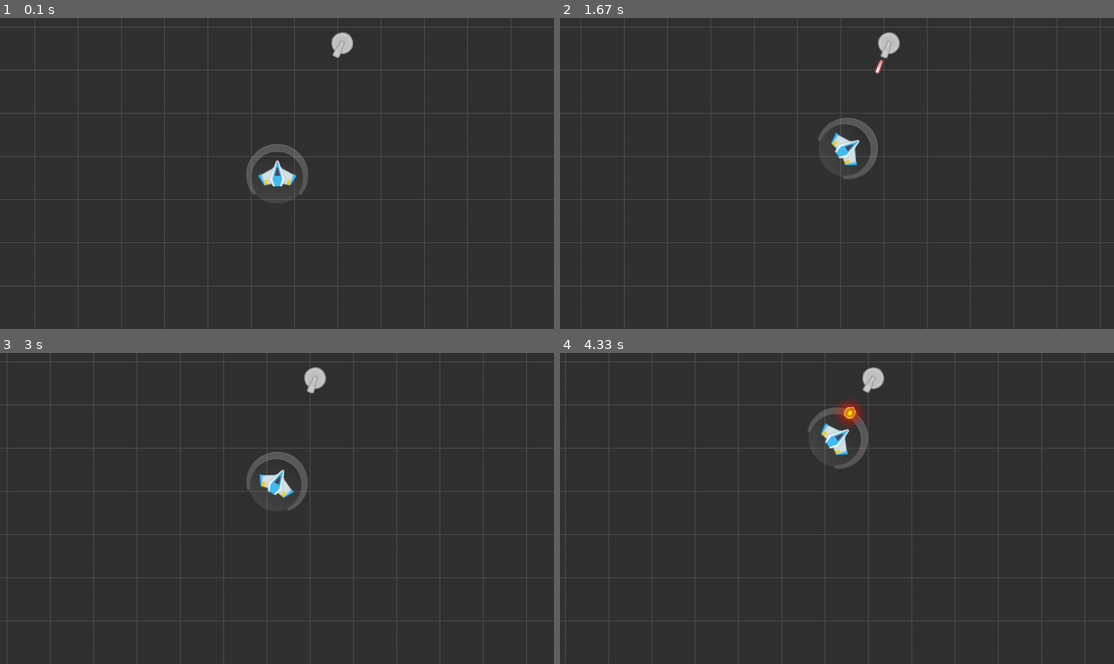
Above: before the commit, frames 1-4 (two rows, left to right).
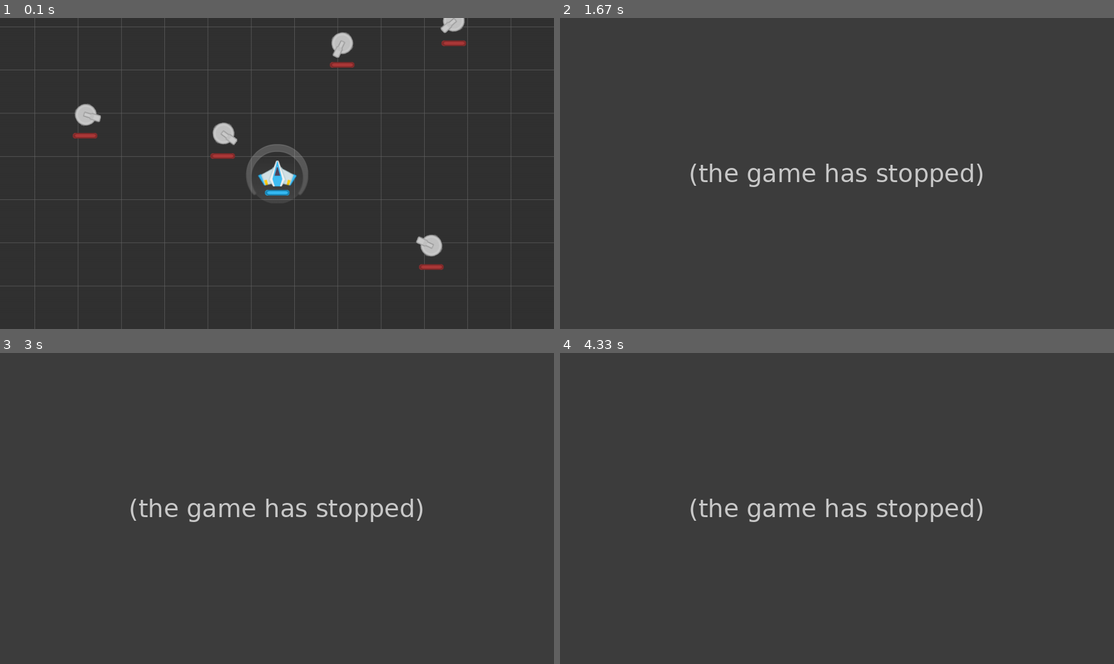
Above: after the commit, the same moments.

Repository: genericprogrammerdude/pygamengn
Game: pygame game, started from main.py
Two runs of this game, one before a commit and one after it. Both use one fixed random seed, a clock stepped at 60 frames per second and the inputs below.
Inputs:
- Up to frame 1 (0.1 s): no input
- Up to frame 2 (1.67 s): tap Space at 0.33 s; hold D 0.67-1.13 s; hold W 1.17-1.47 s; hold D from 1.5 s (still down)
- Up to frame 3 (3 s): release D at 1.97 s; hold A 2-2.53 s; hold S 2.57-2.87 s; hold A from 2.9 s (still down)
- Up to frame 4 (4.33 s): release A at 3.3 s; hold W 3.33-3.7 s; hold D from 3.73 s (still down)

The runs differ from the first frame. In frame 1, 1.4% of the frame differs, in the area x 13-85%, y 0-82%; in frame 2, 2.1%; in frame 3, 2.0%; in frame 4, 2.2%, in the area x 0-95%, y 2-87%.
Error after the commit: AttributeError: 'Group' object has no attribute 'move_to_back' (ship.py line 42); the game stopped at 0.33 s (later frames are placeholders)

Commit message:
Enabled health bars.

Diff:
--- a/Assets/inventory.json
+++ b/Assets/inventory.json
@@ -11,7 +11,11 @@
         "turret": "Assets/SpaceShooterRedux/PNG/Parts/turretBase_big.png",
         "turret_gun": "Assets/SpaceShooterRedux/PNG/Parts/gun04.png",
         "turret_projectile": "Assets/SpaceShooterRedux/PNG/Lasers/laserRed06.png",
-        "player_projectile": "Assets/SpaceShooterRedux/PNG/Lasers/laserGreen07.png"
+        "player_projectile": "Assets/SpaceShooterRedux/PNG/Lasers/laserGreen07.png",
+        "player_health_bar_fg": "Assets/SpaceShooterRedux/PNG/Lasers/laserBlue02.png",
+        "player_health_bar_bg": "Assets/SpaceShooterRedux/PNG/Lasers/laserBlue14.png",
+        "turret_health_bar_fg": "Assets/SpaceShooterRedux/PNG/Lasers/laserRed02.png",
+        "turret_health_bar_bg": "Assets/SpaceShooterRedux/PNG/Lasers/laserRed14.png"
     },
 
     "assets": {
@@ -38,8 +42,21 @@
                 {
                     "game_type": "PlayerShield",
                     "offset": [0.0, 0.0]
+                },
+                {
+                    "game_type": "PlayerHealthBar",
+                    "offset": [0, 0],
+                    "parent_transform": false
                 }
             ]
+        },
+        "PlayerHealthBar": {
+            "class_name": "HealthBar",
+            "kwargs": {
+                "image": ["player_health_bar_bg", "player_health_bar_fg"],
+                "heading": 90,
+                "is_collidable": false
+            }
         },
         "EnemyTurret": {
             "class_name": "Turret",
@@ -53,8 +70,21 @@
                 {
                     "game_type": "EnemyTurretGun",
                     "offset": [0.0, -15.0]
+                },
+                {
+                    "game_type": "TurretHealthBar",
+                    "offset": [0, 0],
+                    "parent_transform": false
                 }
             ]
+        },
+        "TurretHealthBar": {
+            "class_name": "HealthBar",
+            "kwargs": {
+                "image": ["turret_health_bar_bg", "turret_health_bar_fg"],
+                "heading": 90,
+                "is_collidable": false
+            }
         },
         "EnemyTurretGun": {
             "class_name": "GameObject",
--- a/GameEngine/game_object.py
+++ b/GameEngine/game_object.py
@@ -1,4 +1,3 @@
-from pip._internal import self_outdated_check
 import pygame
 
 from game_object_factory import GameObjectBase
@@ -10,7 +9,7 @@
 class GameObject(pygame.sprite.Sprite, GameObjectBase):
     """Basic game object."""
 
-    def __init__(self, image, is_collidable=True, scale=1.0, alpha=1.0, visible=True):
+    def __init__(self, image, is_collidable=True, scale=1.0, alpha=1.0, visible=True, heading=0):
         super().__init__()
 
         # Set the image to use for this sprite.
@@ -18,7 +17,7 @@
         self.image_original = self.image.copy()
         self.rect = self.image.get_rect()
         self.scale = scale
-        self.heading = 0.0
+        self.heading = heading
         self.pos = pygame.math.Vector2(0.0, 0.0)
         self.dirty_image = True
         self.is_collidable = is_collidable
@@ -34,11 +33,12 @@
         super().update()
         self.transform()
         for attachment in self.attachments:
-            t = Transform(self.pos, self.heading)
+            if attachment.parent_transform:
+                t = Transform(self.pos, self.heading)
 
-            attachment_pos = t.apply(attachment.offset)
-            attachment.game_object.set_pos(attachment_pos)
-            attachment.game_object.set_heading(self.heading)
+                attachment_pos = t.apply(attachment.offset)
+                attachment.game_object.set_pos(attachment_pos)
+                attachment.game_object.set_heading(self.heading)
 
     def transform(self):
         """Transforms the object based on current heading, scale, and position."""
@@ -80,17 +80,17 @@
         """This can be used by the Sprite Group to know if the object should be killed when it goes off screen."""
         return False
 
-    def attach(self, game_object, offset):
+    def attach(self, game_object, offset, take_parent_transform):
         """Attaches a game object to this game object at the give offset."""
-        self.attachments.append(Attachment(game_object, offset))
+        self.attachments.append(Attachment(game_object, offset, take_parent_transform))
         game_object.parent = self
         game_object.add_to_groups(self.groups())
-        # self.groups()[0].move_to_front(game_object)
 
     def take_damage(self, damage):
         """Takes damage for this game object."""
         self.health -= damage
         if self.health <= 0:
+            self.health = 0
             for attachment in self.attachments:
                 attachment.game_object.take_damage(attachment.game_object.health)
             self.die()
@@ -107,6 +107,7 @@
 
 class Attachment():
 
-    def __init__(self, game_object, offset):
+    def __init__(self, game_object, offset, parent_transform):
         self.game_object = game_object
         self.offset = offset
+        self.parent_transform = parent_transform
--- a/GameEngine/game_object_factory.py
+++ b/GameEngine/game_object_factory.py
@@ -84,7 +84,10 @@
             for attachment_spec in attachment_specs:
                 attachment_object = GameObjectFactory.create(attachment_spec["game_type"])
                 if attachment_object:
-                    gob.attach(attachment_object, attachment_spec["offset"])
+                    parent_transform = attachment_spec.get("parent_transform")
+                    if parent_transform == None:
+                        parent_transform = True
+                    gob.attach(attachment_object, attachment_spec["offset"], parent_transform)
 
         return gob
 
--- /dev/null
+++ b/GameEngine/health_bar.py
@@ -0,0 +1,26 @@
+import pygame
+
+from game_object import GameObject
+from game_object_factory import GameObjectFactory
+
+
+@GameObjectFactory.register("HealthBar")
+class HealthBar(GameObject):
+
+    def __init__(self, image, images, **kwargs):
+        super().__init__(image, **kwargs)
+        self.images = images
+
+    def update(self, delta):
+        self.dirty_image = False
+        if self.parent:
+            bg = self.images[0].copy()
+            fg = self.images[1].copy()
+            scale = self.parent.health / 100.0
+            size = bg.get_rect().size
+            fg = pygame.transform.scale(fg, (size[0], round(scale * size[1])))
+            bg.blit(fg, (0, 0))
+            self.image = pygame.transform.rotate(bg, self.heading)
+            self.rect = self.image.get_rect()
+            self.pos = self.parent.pos + pygame.Vector2(0.0, self.parent.rect.height * 0.75)
+        super().update(delta)
--- a/GameEngine/ship.py
+++ b/GameEngine/ship.py
@@ -1,5 +1,6 @@
 from game_object import GameObject
 from game_object_factory import GameObjectFactory
+from health_bar import HealthBar
 from mover import MoverVelocity
 from projectile import Projectile
 
--- a/main.py
+++ b/main.py
@@ -39,7 +39,7 @@
     angular_velocity = 1.5
 
     # Create a turret
-    turrets = [GameObjectFactory.create("EnemyTurret", enemies=player_collision_group) for i in range(1)]
+    turrets = [GameObjectFactory.create("EnemyTurret", enemies=player_collision_group) for i in range(5)]
     for turret in turrets:
         turret.set_pos(pygame.Vector2(random.randint(0, screen_rect.width), random.randint(0, screen_rect.height)))
         turret.set_target(player)
